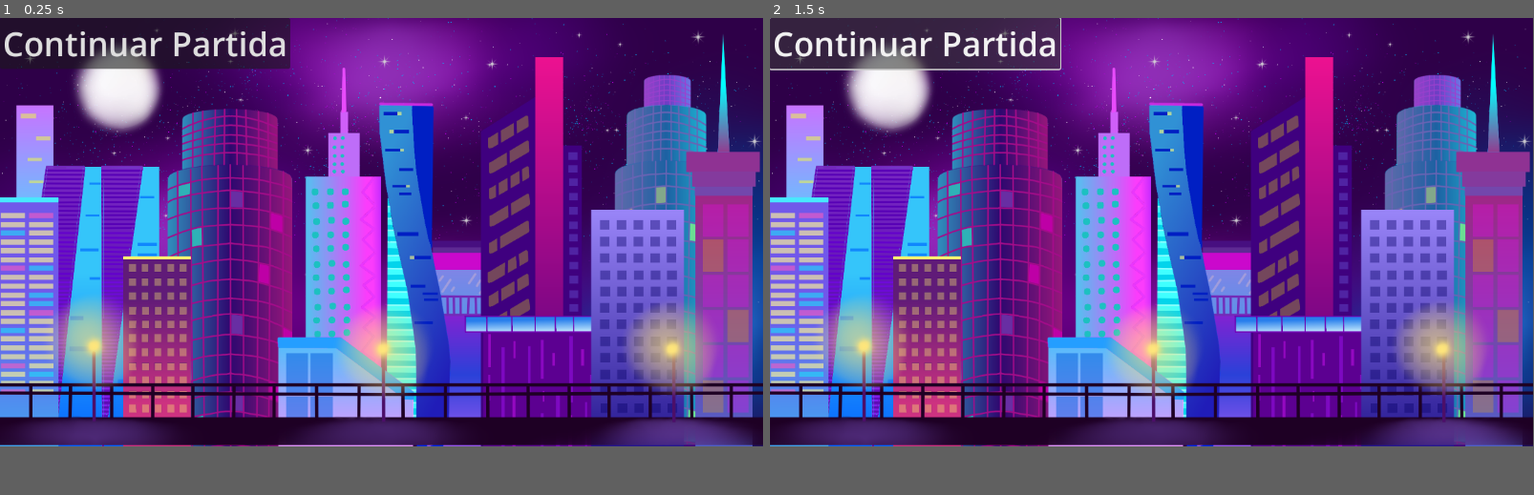
Above: before the commit, frames 1-2 (left to right).
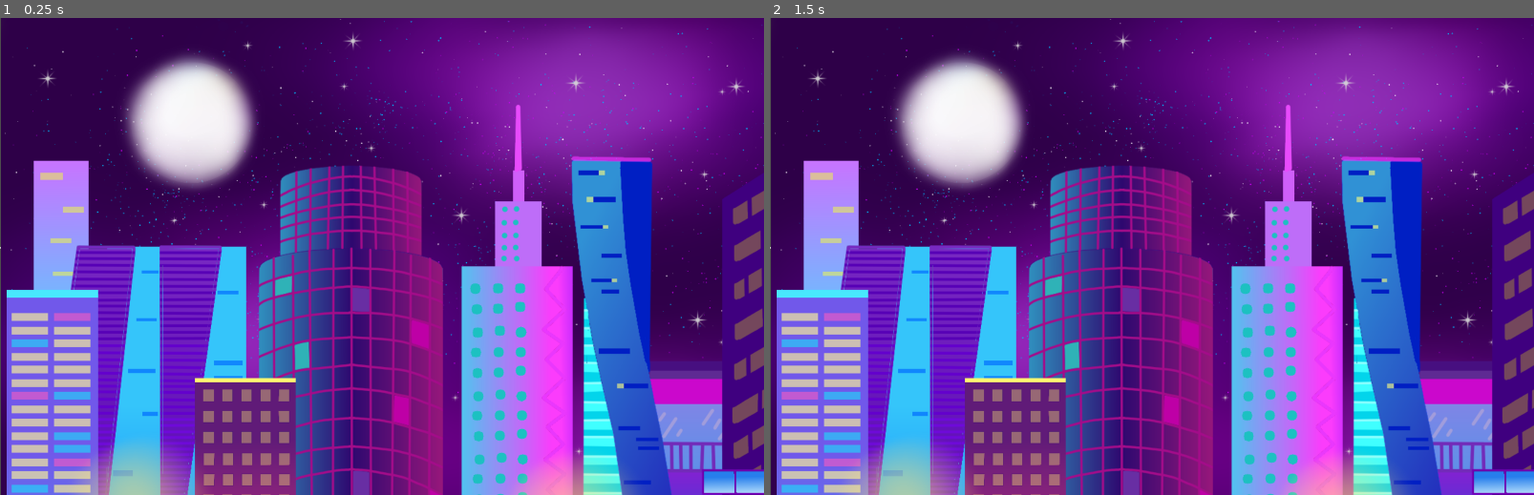
Above: after the commit, the same moments.

Repository: Florencia-Figueroa/Demo_MenuGame
Game: Godot game, scene res://Escenas Juegos/EscenaEscenario/camera_2d.tscn
Same seed, same stepped clock (60 frames per second), same inputs: the game is played once before the commit and once after it. Before the commit the project has no main scene; this scene is started directly in both runs.
Inputs (mouse positions are in pixels of both pictures, inside the frame that each line leads up to):
- Up to frame 1 (0.25 s): no input
- Up to frame 2 (1.5 s): click (915, 41) at 0.5 s, where only the run before the commit has a clickable "Continuar Partida"; click (915, 41) at 1.25 s, where only the run before the commit has a clickable "Continuar Partida"
In our replay, the window is 799x449 before the commit and 800x500 after it. These sizes can differ from the game's own. Grey fills any space a smaller window leaves; there, only what the larger window draws over its background counts as a difference.

The runs differ from the first frame. In frame 1, 92% of the frame differs, in the area x 0-100%, y 0-100%; in frame 2, 93%.

Commit message:
agregado de scripts

Diff:
--- a/demo_menu/Escenas Juegos/EscenaEscenario/camera_2d.tscn
+++ b/demo_menu/Escenas Juegos/EscenaEscenario/camera_2d.tscn
@@ -14,108 +14,128 @@
 [ext_resource type="Texture2D" uid="uid://pq10pq0wf22n" path="res://Orden de capas/(10) - PrimerPlano_Faros.png" id="11_w5mtu"]
 
 [node name="Camera2D" type="Camera2D"]
+position = Vector2(1942, 1080)
 
 [node name="capa 0" type="ParallaxBackground" parent="."]
 script = ExtResource("1_67uq1")
 
 [node name="Fondo" type="ParallaxLayer" parent="capa 0"]
+position = Vector2(-570, -331)
 motion_scale = Vector2(0.1, 0.1)
+motion_mirroring = Vector2(3840, 0)
 
 [node name="fondoPlano" type="Sprite2D" parent="capa 0/Fondo"]
 position = Vector2(574, 326)
-scale = Vector2(0.612963, 0.612963)
+scale = Vector2(2, 2)
 texture = ExtResource("1_ye73j")
+centered = false
 metadata/_edit_lock_ = true
 
 [node name="ParallaxLayer" type="ParallaxLayer" parent="capa 0"]
+position = Vector2(9, 4)
 motion_scale = Vector2(0.2, 0.2)
+motion_mirroring = Vector2(3840, 0)
 
 [node name="estrella 1" type="Sprite2D" parent="capa 0/ParallaxLayer"]
-position = Vector2(575.111, 323.5)
-scale = Vector2(0.610185, 0.610185)
+position = Vector2(10, 7)
+scale = Vector2(2, 2)
 texture = ExtResource("2_wv5v7")
-metadata/_edit_lock_ = true
+centered = false
 
 [node name="ParallaxLayer2" type="ParallaxLayer" parent="capa 0"]
+position = Vector2(9, 4)
 motion_scale = Vector2(0.3, 0.3)
+motion_mirroring = Vector2(3840, 0)
 
 [node name="Sprite2D" type="Sprite2D" parent="capa 0/ParallaxLayer2"]
-position = Vector2(585.778, 329.5)
-scale = Vector2(0.617593, 0.617593)
+position = Vector2(-6, 0)
+scale = Vector2(2, 2)
 texture = ExtResource("3_7do3u")
-metadata/_edit_lock_ = true
+centered = false
 
 [node name="ParallaxLayer3" type="ParallaxLayer" parent="capa 0"]
+position = Vector2(9, 4)
 motion_scale = Vector2(0.4, 0.4)
+motion_mirroring = Vector2(3840, 0)
 
 [node name="Sprite2D" type="Sprite2D" parent="capa 0/ParallaxLayer3"]
-position = Vector2(570.444, 329.5)
-scale = Vector2(0.60463, 0.60463)
+position = Vector2(5, 7)
+scale = Vector2(2, 2)
 texture = ExtResource("4_05l6m")
-metadata/_edit_lock_ = true
+centered = false
 
 [node name="ParallaxLayer4" type="ParallaxLayer" parent="capa 0"]
+position = Vector2(9, 4)
 motion_scale = Vector2(0.5, 0.5)
+motion_mirroring = Vector2(3840, 0)
 
 [node name="Sprite2D" type="Sprite2D" parent="capa 0/ParallaxLayer4"]
-position = Vector2(578, 325)
-scale = Vector2(0.60463, 0.60463)
+position = Vector2(-8, -9)
+scale = Vector2(2, 2)
 texture = ExtResource("5_27fwu")
-metadata/_edit_lock_ = true
+centered = false
 
 [node name="ParallaxLayer5" type="ParallaxLayer" parent="capa 0"]
+position = Vector2(9, 4)
 motion_scale = Vector2(0.6, 0.6)
+motion_mirroring = Vector2(3840, 0)
 
 [node name="Sprite2D" type="Sprite2D" parent="capa 0/ParallaxLayer5"]
-position = Vector2(577.889, 320)
-scale = Vector2(0.609259, 0.609259)
+position = Vector2(0, 11)
+scale = Vector2(2, 2)
 texture = ExtResource("6_hv1e7")
-metadata/_edit_lock_ = true
+centered = false
 
 [node name="ParallaxLayer6" type="ParallaxLayer" parent="capa 0"]
+position = Vector2(9, 4)
 motion_scale = Vector2(0.7, 0.7)
+motion_mirroring = Vector2(3840, 0)
 
 [node name="Sprite2D" type="Sprite2D" parent="capa 0/ParallaxLayer6"]
-position = Vector2(568.889, 320)
-scale = Vector2(0.609259, 0.609259)
+position = Vector2(-25, 11)
+scale = Vector2(2, 2)
 texture = ExtResource("7_ojfco")
-metadata/_edit_lock_ = true
+centered = false
 
 [node name="ParallaxLayer7" type="ParallaxLayer" parent="capa 0"]
+position = Vector2(9, 4)
 motion_scale = Vector2(0.8, 0.8)
+motion_mirroring = Vector2(3840, 0)
 
 [node name="Sprite2D" type="Sprite2D" parent="capa 0/ParallaxLayer7"]
-position = Vector2(575.556, 322)
-scale = Vector2(0.603704, 0.603704)
+position = Vector2(6, 5)
+scale = Vector2(2, 2)
 texture = ExtResource("8_np8ou")
-metadata/_edit_lock_ = true
+centered = false
 
 [node name="ParallaxLayer8" type="ParallaxLayer" parent="capa 0"]
+position = Vector2(9, 4)
 motion_scale = Vector2(0.9, 0.9)
+motion_mirroring = Vector2(3840, 0)
 
 [node name="Sprite2D" type="Sprite2D" parent="capa 0/ParallaxLayer8"]
-position = Vector2(575.556, 322)
-scale = Vector2(0.603704, 0.603704)
+position = Vector2(14, -4)
+scale = Vector2(2, 2)
 texture = ExtResource("9_gtoxh")
-metadata/_edit_lock_ = true
+centered = false
 
 [node name="ParallaxLayer9" type="ParallaxLayer" parent="capa 0"]
+position = Vector2(9, 4)
+motion_mirroring = Vector2(3840, 0)
 
 [node name="Sprite2D" type="Sprite2D" parent="capa 0/ParallaxLayer9"]
-position = Vector2(575.222, 318.5)
-scale = Vector2(0.606481, 0.606481)
+position = Vector2(-11, 9)
+scale = Vector2(2, 2)
 texture = ExtResource("10_awc5b")
-metadata/_edit_lock_ = true
+centered = false
 
 [node name="ParallaxLayer10" type="ParallaxLayer" parent="capa 0"]
+position = Vector2(9, 4)
 motion_scale = Vector2(1.1, 1.1)
+motion_mirroring = Vector2(3840, 0)
 
 [node name="Sprite2D" type="Sprite2D" parent="capa 0/ParallaxLayer10"]
-position = Vector2(578.556, 322)
-scale = Vector2(0.603704, 0.603704)
+position = Vector2(-5, 0)
+scale = Vector2(2, 2)
 texture = ExtResource("11_w5mtu")
-metadata/_edit_lock_ = true
-
-[node name="Button2" type="Button" parent="capa 0/ParallaxLayer10"]
-theme_override_font_sizes/font_size = 50
-text = "Continuar Partida"
+centered = false
--- a/demo_menu/Escenas Juegos/EscenaEscenario/capa_0.gd
+++ b/demo_menu/Escenas Juegos/EscenaEscenario/capa_0.gd
@@ -9,7 +9,7 @@
 
 func _ready():
 	# Asegúrate de que el ratón esté visible si lo necesitas, o invisible si es solo para parallax
-	Input.set_mouse_mode(Input.MOUSE_MODE_CAPTURED) # O Input.MOUSE_MODE_VISIBLE si quieres ver el cursor
+	Input.set_mouse_mode(Input.MOUSE_MODE_CAPTURED) # O
 
 func _input(event):
 	if event is InputEventMouseMotion:
--- a/demo_menu/project.godot
+++ b/demo_menu/project.godot
@@ -11,8 +11,14 @@
 [application]
 
 config/name="Demo_Menu"
+run/main_scene="uid://mromr2gyoifl"
 config/features=PackedStringArray("4.4", "GL Compatibility")
 config/icon="res://icon.svg"
+
+[display]
+
+window/size/viewport_width=3840
+window/size/viewport_height=2160
 
 [rendering]
 
